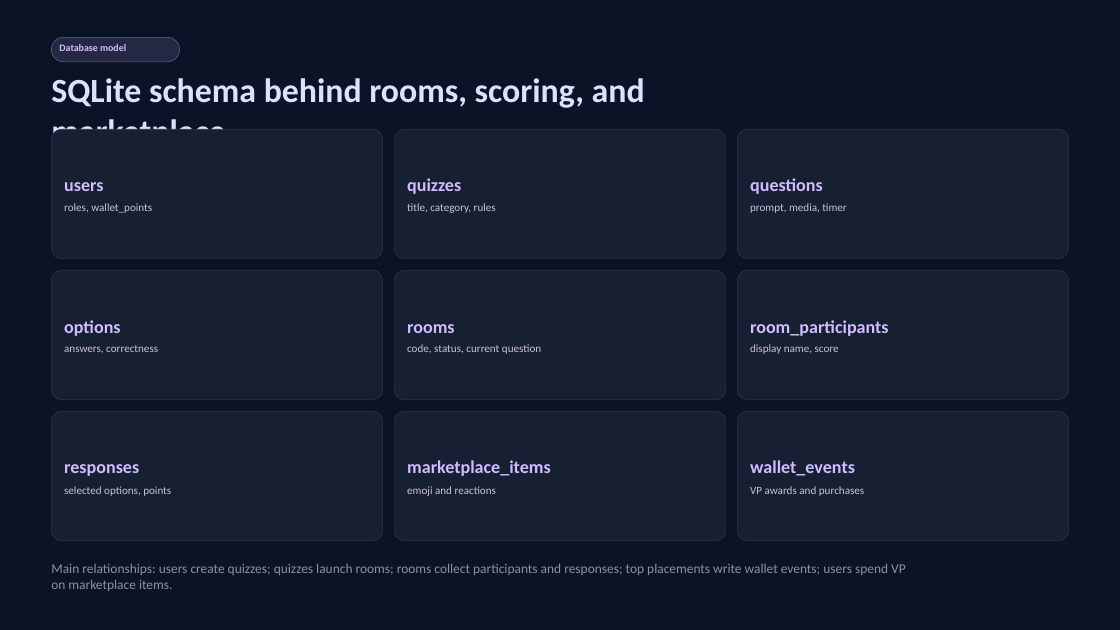
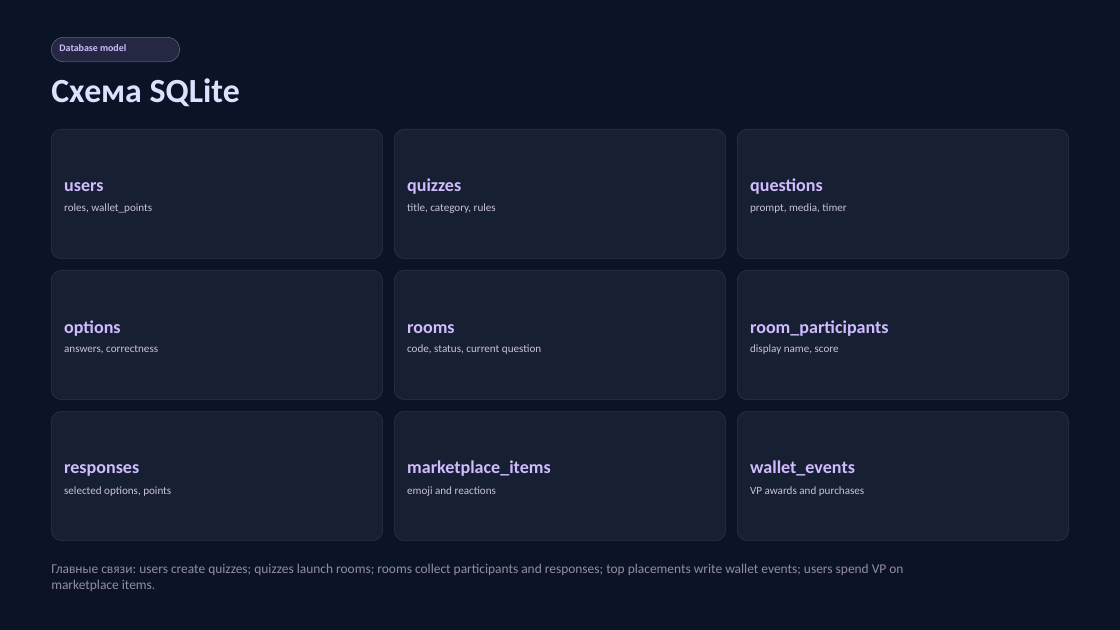
Before and after one commit to khnychenkoav/quizflow-mvp, a slide deck: slide 3 of docs/QuizFlow_MVP_Presentation.pptx. Drawn at 1120x630 pixels with LibreOffice and Linux fonts; fonts in the diff are those of the drawing. Boxes give left, top, right and bottom in pixels: in the first picture for what was removed or moved away, otherwise in the second. Text is boxed around its words. In the diff, an @@ line names an element or a change of style, - is before the commit and + after.

```diff
--- a/docs/QuizFlow_MVP_Presentation.pptx
+++ b/docs/QuizFlow_MVP_Presentation.pptx
@@ text at [51,78,240,107]: text changed @@
-SQLite schema behind rooms, scoring, and marketplace
+Схема SQLite
@@ text at [51,563,903,591]: text changed @@
-Main relationships: users create quizzes; quizzes launch rooms; rooms collect participants and responses; top placements write wallet events; users spend VP on marketplace items.
+Главные связи: users create quizzes; quizzes launch rooms; rooms collect participants and responses; top placements write wallet events; users spend VP on marketplace items.
```
Also in this commit, not shown: 2 other slides changed, 2 slides added, 2 slides removed, 7 other files.
